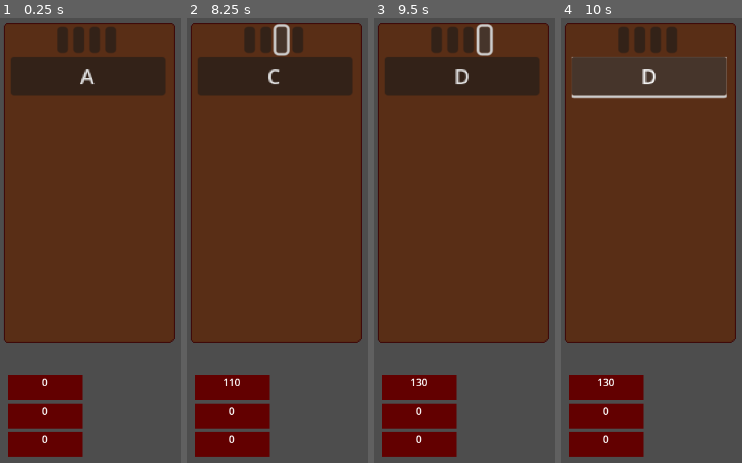
Above: before the commit, frames 1-4 (left to right).
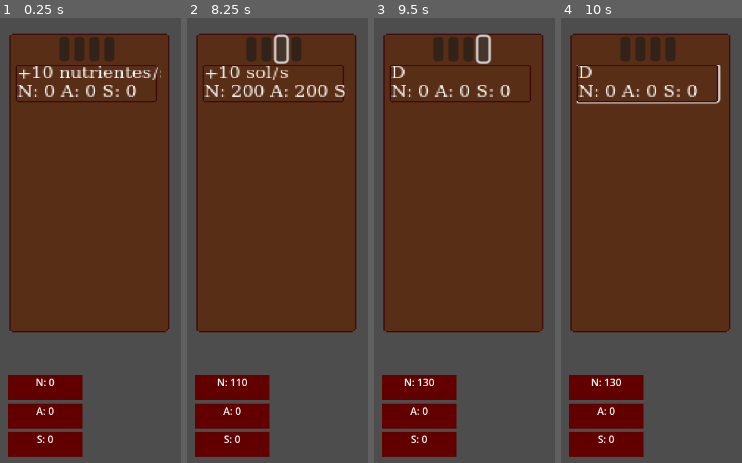
Above: after the commit, the same moments.

Repository: LeaoLuciano/ggj23
Game: Godot game, scene res://scenes/util/root_scene.tscn
Same seed, same stepped clock (60 frames per second), same inputs: the game is played once before the commit and once after it.
Inputs (mouse positions are in pixels of both pictures, inside the frame that each line leads up to; where the layout moved, square brackets give the same spot in the first picture):
- Up to frame 1 (0.25 s): no input
- Up to frame 2 (8.25 s): click (273, 84) [275, 75] at 0.5 s; click (252, 49) [250, 40] at 1.25 s; click (266, 49) [264, 40] at 2 s; click (273, 84) [275, 75] at 2.75 s; click (281, 49) [281, 40] at 3.5 s; click (273, 84) [275, 75] at 4.25 s; click (295, 49) [297, 40] at 5 s; click (273, 84) [275, 75] at 5.75 s; click (252, 49) [250, 40] at 6.5 s; click (266, 49) [264, 40] at 7.25 s; click (281, 49) [281, 40] at 8 s
- Up to frame 3 (9.5 s): click (482, 49) [484, 40] at 8.75 s
- Up to frame 4 (10 s): click (647, 84) [649, 75] at 9.5 s

The runs differ from the first frame. In frame 1, 18% of the frame differs, in the area x 2-97%, y 1-96%; in frame 2, 18%; in frame 3, 18%; in frame 4, 14%.

Commit message:
Melhorias na UI
Correções na interface do menu de upgrades

Signed-off-by: MarceloSpessoto <marcelomspessoto@gmail.com>

Diff:
--- a/scenes/items/counter.gd
+++ b/scenes/items/counter.gd
@@ -3,6 +3,7 @@
 @export var type := Recurso.ResourceType.Nutrient
 @export var count := 0
 @export var resource_amount : Label
+@export var type_name : String
 
 func _ready():
 	add_to_group("counter"+str(type))
@@ -11,7 +12,7 @@
 	resource.add_resource.connect(Callable(self, "add"))
 
 func _process(delta):
-	resource_amount.text = str(count)
+	resource_amount.text = type_name + ": " + str(count)
 
 func add(amount : int):
 	print(amount)
--- a/scenes/items/upgrades/upgrade_menu/upgrade.gd
+++ b/scenes/items/upgrades/upgrade_menu/upgrade.gd
@@ -17,7 +17,10 @@
 
 # Called when the node enters the scene tree for the first time.
 func _ready():
-	$Button.text = button_text
+	pass
+
+func _process(delta):
+	$Button/Sprite2D/Label.text = button_text + "\n" + "N: " + str(nutrient_cost) + " A: " + str(water_cost) + " S: " + str(sun_cost)
 
 func can_buy() -> bool:
 	var nutrient_amount = upgrade_man.nutrient_counter.count
--- a/scenes/items/upgrades/upgrade_menu/upgrade.tscn
+++ b/scenes/items/upgrades/upgrade_menu/upgrade.tscn
@@ -1,6 +1,62 @@
-[gd_scene load_steps=2 format=3 uid="uid://i83qiw33mmc6"]
+[gd_scene load_steps=4 format=3 uid="uid://i83qiw33mmc6"]
 
 [ext_resource type="Script" path="res://scenes/items/upgrades/upgrade_menu/upgrade.gd" id="1_5ysrp"]
+[ext_resource type="Texture2D" uid="uid://ksoe2w6w2ytk" path="res://scenes/items/upgrades/upgrade_menu/upgrade_button.png" id="2_o6kcp"]
+
+[sub_resource type="FontFile" id="FontFile_6dhyo"]
+face_index = null
+embolden = null
+transform = null
+cache/0/12/0/ascent = 0.0
+cache/0/12/0/descent = 0.0
+cache/0/12/0/underline_position = 0.0
+cache/0/12/0/underline_thickness = 0.0
+cache/0/12/0/scale = 1.0
+cache/0/12/0/kerning_overrides/12/0 = Vector2(0, 0)
+cache/0/12/0/kerning_overrides/16/0 = Vector2(0, 0)
+cache/0/12/0/kerning_overrides/11/0 = Vector2(0, 0)
+cache/0/12/0/kerning_overrides/10/0 = Vector2(0, 0)
+cache/0/12/0/kerning_overrides/13/0 = Vector2(0, 0)
+cache/0/16/0/ascent = 0.0
+cache/0/16/0/descent = 0.0
+cache/0/16/0/underline_position = 0.0
+cache/0/16/0/underline_thickness = 0.0
+cache/0/16/0/scale = 1.0
+cache/0/16/0/kerning_overrides/12/0 = Vector2(0, 0)
+cache/0/16/0/kerning_overrides/16/0 = Vector2(0, 0)
+cache/0/16/0/kerning_overrides/11/0 = Vector2(0, 0)
+cache/0/16/0/kerning_overrides/10/0 = Vector2(0, 0)
+cache/0/16/0/kerning_overrides/13/0 = Vector2(0, 0)
+cache/0/11/0/ascent = 0.0
+cache/0/11/0/descent = 0.0
+cache/0/11/0/underline_position = 0.0
+cache/0/11/0/underline_thickness = 0.0
+cache/0/11/0/scale = 1.0
+cache/0/11/0/kerning_overrides/12/0 = Vector2(0, 0)
+cache/0/11/0/kerning_overrides/16/0 = Vector2(0, 0)
+cache/0/11/0/kerning_overrides/11/0 = Vector2(0, 0)
+cache/0/11/0/kerning_overrides/10/0 = Vector2(0, 0)
+cache/0/11/0/kerning_overrides/13/0 = Vector2(0, 0)
+cache/0/10/0/ascent = 0.0
+cache/0/10/0/descent = 0.0
+cache/0/10/0/underline_position = 0.0
+cache/0/10/0/underline_thickness = 0.0
+cache/0/10/0/scale = 1.0
+cache/0/10/0/kerning_overrides/12/0 = Vector2(0, 0)
+cache/0/10/0/kerning_overrides/16/0 = Vector2(0, 0)
+cache/0/10/0/kerning_overrides/11/0 = Vector2(0, 0)
+cache/0/10/0/kerning_overrides/10/0 = Vector2(0, 0)
+cache/0/10/0/kerning_overrides/13/0 = Vector2(0, 0)
+cache/0/13/0/ascent = 0.0
+cache/0/13/0/descent = 0.0
+cache/0/13/0/underline_position = 0.0
+cache/0/13/0/underline_thickness = 0.0
+cache/0/13/0/scale = 1.0
+cache/0/13/0/kerning_overrides/12/0 = Vector2(0, 0)
+cache/0/13/0/kerning_overrides/16/0 = Vector2(0, 0)
+cache/0/13/0/kerning_overrides/11/0 = Vector2(0, 0)
+cache/0/13/0/kerning_overrides/10/0 = Vector2(0, 0)
+cache/0/13/0/kerning_overrides/13/0 = Vector2(0, 0)
 
 [node name="Upgrade" type="Control"]
 layout_mode = 3
@@ -13,7 +69,21 @@
 
 [node name="Button" type="Button" parent="."]
 layout_mode = 0
-offset_right = 116.0
-offset_bottom = 11.0
+offset_right = 113.0
+offset_bottom = 31.0
+
+[node name="Sprite2D" type="Sprite2D" parent="Button"]
+position = Vector2(56.5, 16)
+scale = Vector2(1.17708, 1)
+texture = ExtResource("2_o6kcp")
+
+[node name="Label" type="Label" parent="Button/Sprite2D"]
+texture_filter = 1
+offset_left = -47.0
+offset_top = -15.0
+offset_right = 47.0
+offset_bottom = 15.0
+theme_override_fonts/font = SubResource("FontFile_6dhyo")
+theme_override_font_sizes/font_size = 12
 
 [connection signal="pressed" from="Button" to="." method="_on_button_pressed"]
--- a/scenes/items/upgrades/upgrade_menu/upgrade_manager.gd
+++ b/scenes/items/upgrades/upgrade_menu/upgrade_manager.gd
@@ -26,4 +26,4 @@
 	nutrient_counter.count += nutrient_production_rate
 	water_counter.count += water_production_rate
 	sun_counter.count += sun_production_rate
-	print("Nutrient: " + str(nutrient_counter.count) + " Water: " + str(water_counter.count) + " Sun: " + str(sun_counter.count))
+	#print("Nutrient: " + str(nutrient_counter.count) + " Water: " + str(water_counter.count) + " Sun: " + str(sun_counter.count))
--- a/scenes/items/upgrades/upgrade_menu/upgrade_manager.tscn
+++ b/scenes/items/upgrades/upgrade_menu/upgrade_manager.tscn
@@ -17,7 +17,7 @@
 [node name="Sprite2D" type="Sprite2D" parent="."]
 texture_filter = 1
 position = Vector2(143, 264)
-scale = Vector2(2.139, 2)
+scale = Vector2(2, 1.87)
 texture = ExtResource("1_qs1es")
 
 [node name="TabsButtons" type="HBoxContainer" parent="Sprite2D" node_paths=PackedStringArray("tree_tab", "nutrient_tab", "water_tab", "sun_tab")]
@@ -70,7 +70,7 @@
 type = "nutrient"
 production_rate = 10
 upgrade_man = NodePath("../../../..")
-button_text = "A"
+button_text = "+10 nutrientes/s"
 
 [node name="NutrientUpgrades" type="ScrollContainer" parent="Sprite2D"]
 visible = false
@@ -91,7 +91,7 @@
 type = "water"
 production_rate = 10
 upgrade_man = NodePath("../../../..")
-button_text = "B"
+button_text = "+10 água/s"
 nutrient_cost = 100
 
 [node name="WaterUpgrades" type="ScrollContainer" parent="Sprite2D"]
@@ -113,7 +113,7 @@
 type = "sun"
 production_rate = 10
 upgrade_man = NodePath("../../../..")
-button_text = "C"
+button_text = "+10 sol/s"
 nutrient_cost = 200
 water_cost = 200
 
--- a/scenes/items/world.tscn
+++ b/scenes/items/world.tscn
@@ -26,14 +26,17 @@
 
 [node name="Nutrient Counter" parent="Counters" instance=ExtResource("3_eq6ta")]
 position = Vector2(13, 571)
+type_name = "N"
 
 [node name="WaterCounter" parent="Counters" instance=ExtResource("3_eq6ta")]
 position = Vector2(13, 617)
 type = 1
+type_name = "A"
 
 [node name="SunCounter" parent="Counters" instance=ExtResource("3_eq6ta")]
 position = Vector2(13, 662)
 type = 2
+type_name = "S"
 
 [node name="Spawners" type="Node2D" parent="."]
 
Binary file added: fonts/monogram-extended.ttf
Not shown, added: fonts/monogram-extended.ttf.import
Binary file added: scenes/items/upgrades/upgrade_menu/upgrade_button.png
Not shown, added: scenes/items/upgrades/upgrade_menu/upgrade_button.png.import
